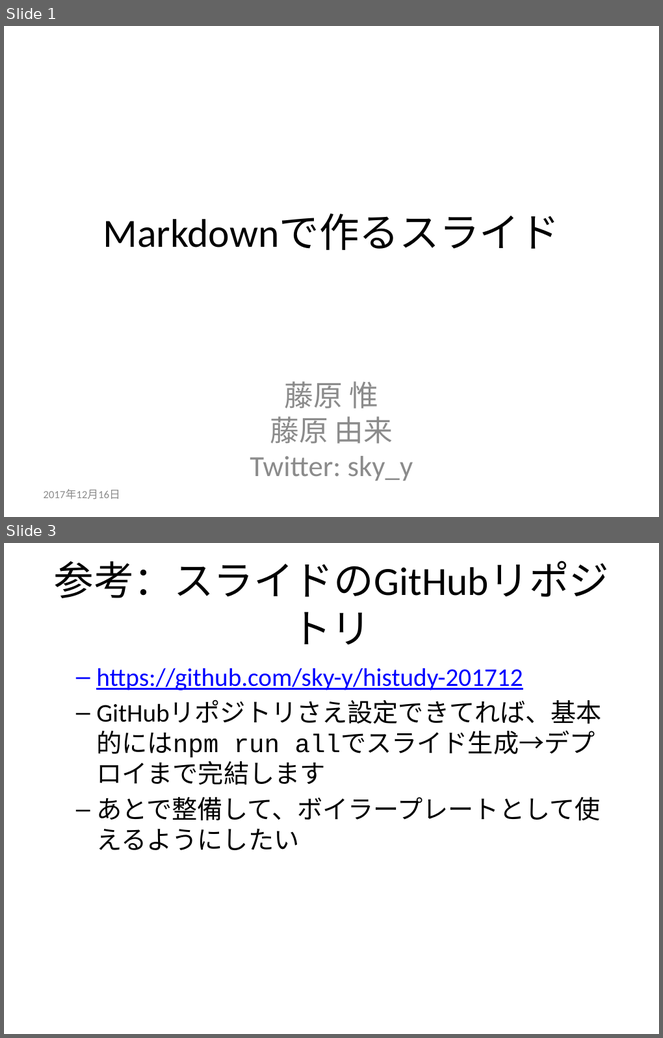
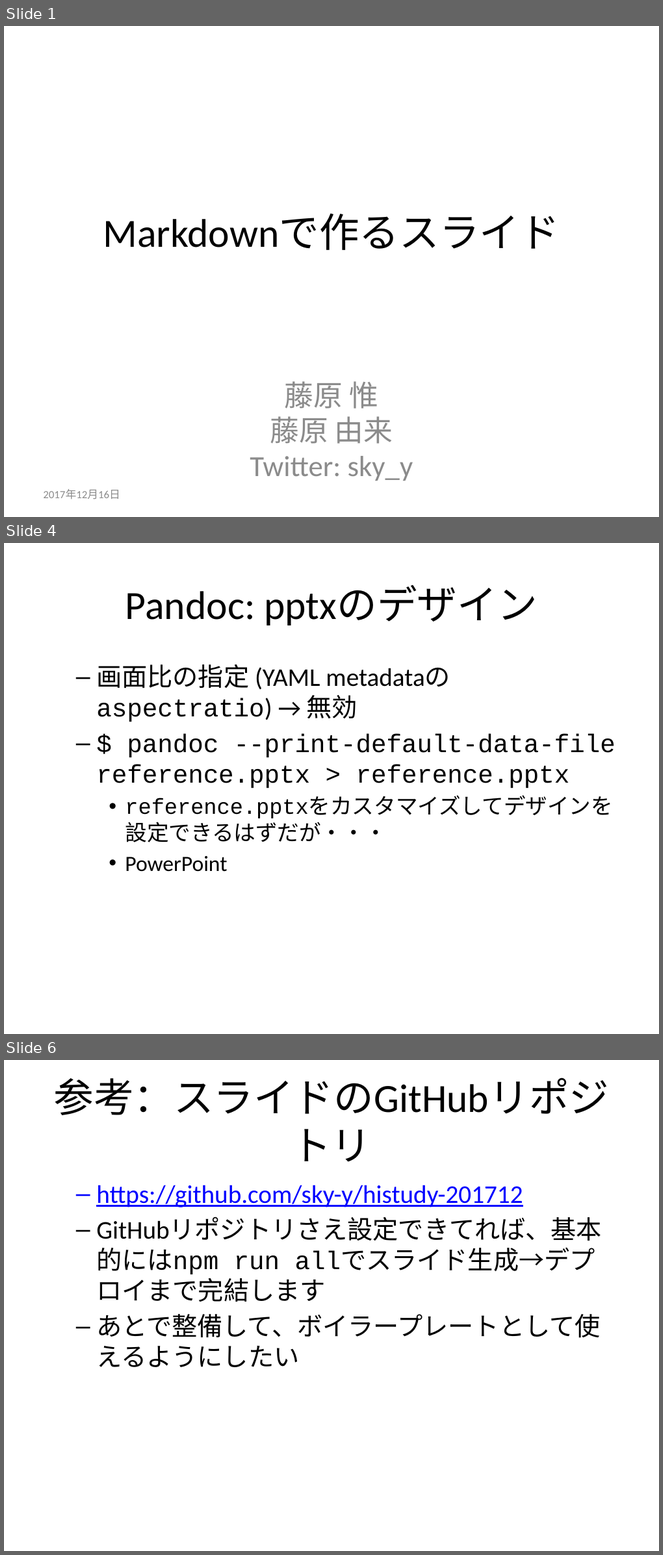
Before and after one commit to sky-y/histudy-201712, a slide deck: pandoc.pptx. Shown one above the other, each under a label of ours: slides 1 and 3 before the commit, slides 1, 4 and 6 after it; the slides between them are not shown. The pictures are 663x1038 and 663x1555 pixels, drawn with LibreOffice and Linux fonts; fonts in the diff are those of the drawing. Boxes give left, top, right and bottom in pixels: in the first picture for what was removed or moved away, otherwise in the second. Text is boxed around its words. In the diff, an @@ line names an element or a change of style, - is before the commit and + after.

Commit message:
Fixed pandoc

```diff
--- a/pandoc.pptx
+++ b/pandoc.pptx
@@ slide 4 added at box(4, 543, 659, 1034), background #FFFFFF @@
@@ title added at box(126, 586, 537, 626), 44 pt, text #000000 @@
+Pandoc: pptxのデザイン
@@ text added at box(96, 665, 616, 872), 28 pt, text #000000 @@
+  – 画面比の指定 (YAML metadataのaspectratio) → 無効
+  – $ pandoc --print-default-data-file reference.pptx > reference.pptx
+    • reference.pptxをカスタマイズしてデザインを設定できるはずだが・・・
+    • PowerPoint
@@ what was slide 3 is now slide 6 @@
```
Also in this commit, not shown: 1 slide changed, 2 other slides added, 2 other files.
